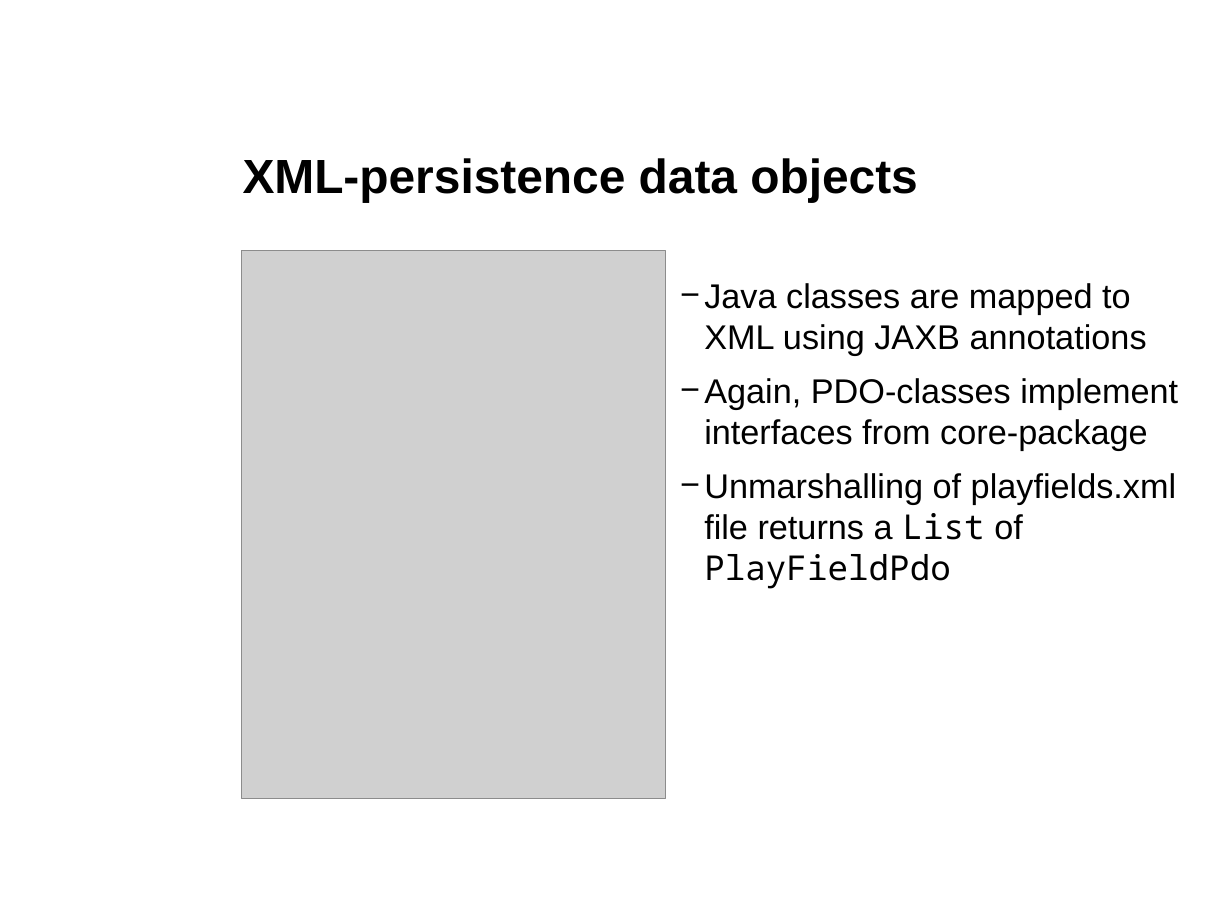
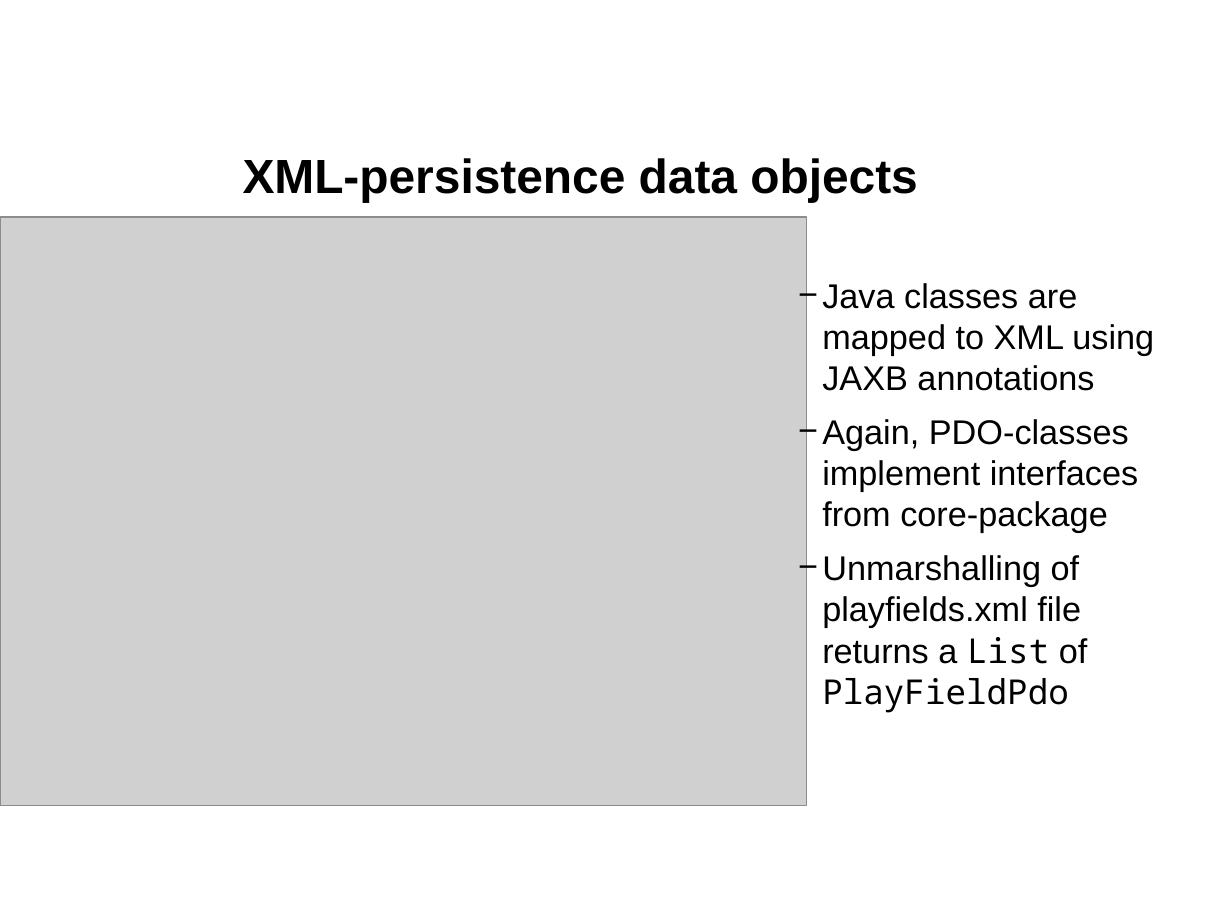
Before and after one commit to boskoop/comet-pinball, a slide deck: slide 19 of doc/presentation/presentation.pptx. Drawn at 1232x924 pixels with LibreOffice and Linux fonts; fonts in the diff are those of the drawing; grey boxes stand for pictures; background and template pictures are left out. Boxes give left, top, right and bottom in pixels: in the first picture for what was removed or moved away, otherwise in the second. Text is boxed around its words. In the diff, an @@ line names an element or a change of style, - is before the commit and + after.

Commit message:
updated presentation

```diff
--- a/doc/presentation/presentation.pptx
+++ b/doc/presentation/presentation.pptx
@@ picture added at [0, 217, 807, 804] @@
@@ picture removed at [241, 251, 665, 800] @@
@@ text "Java classes are mapped to ..." rewrapped from [704, 283, 1178, 589] to [822, 283, 1154, 713] @@
```
Also in this commit, not shown: 1 other slide changed, 2 other files.
